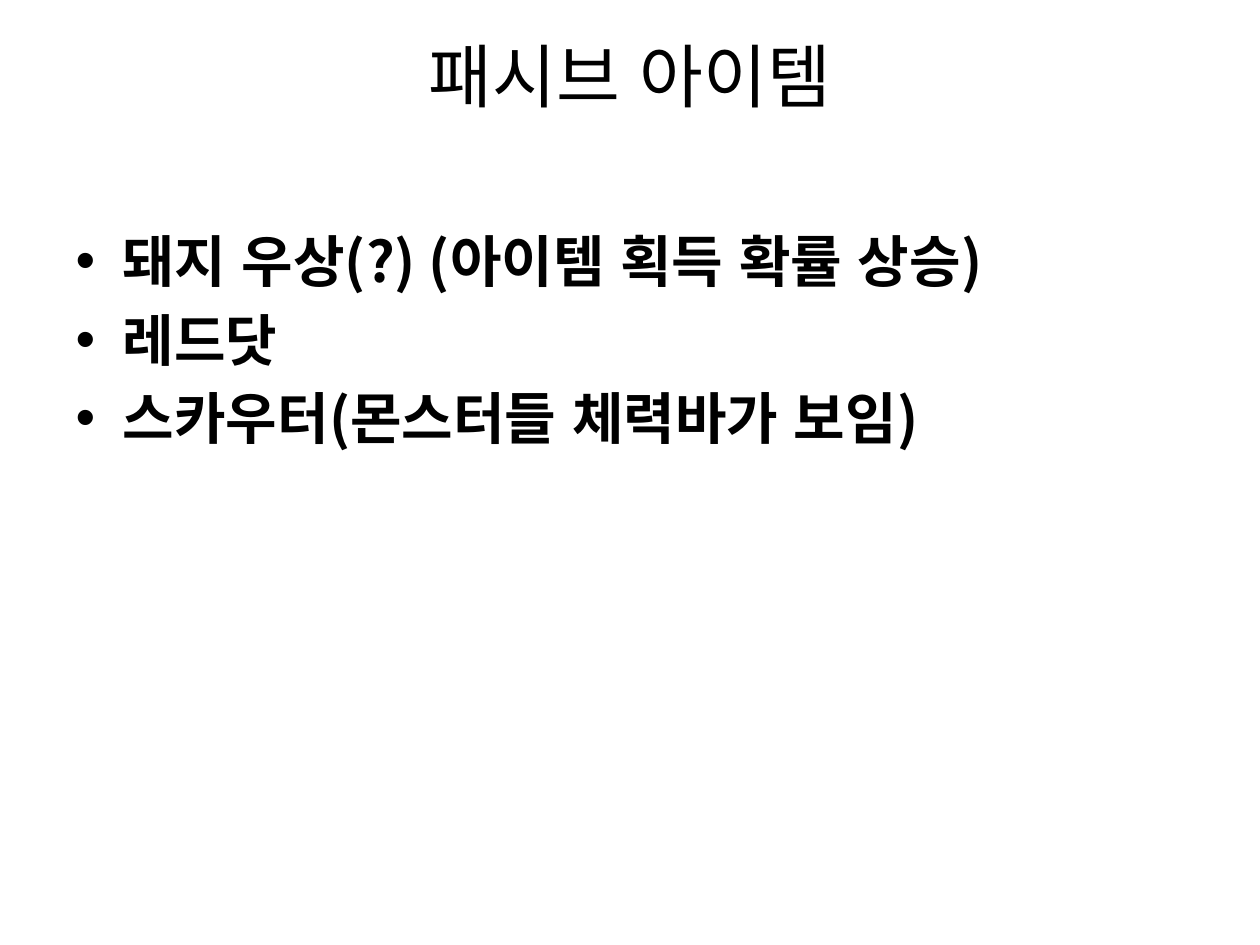
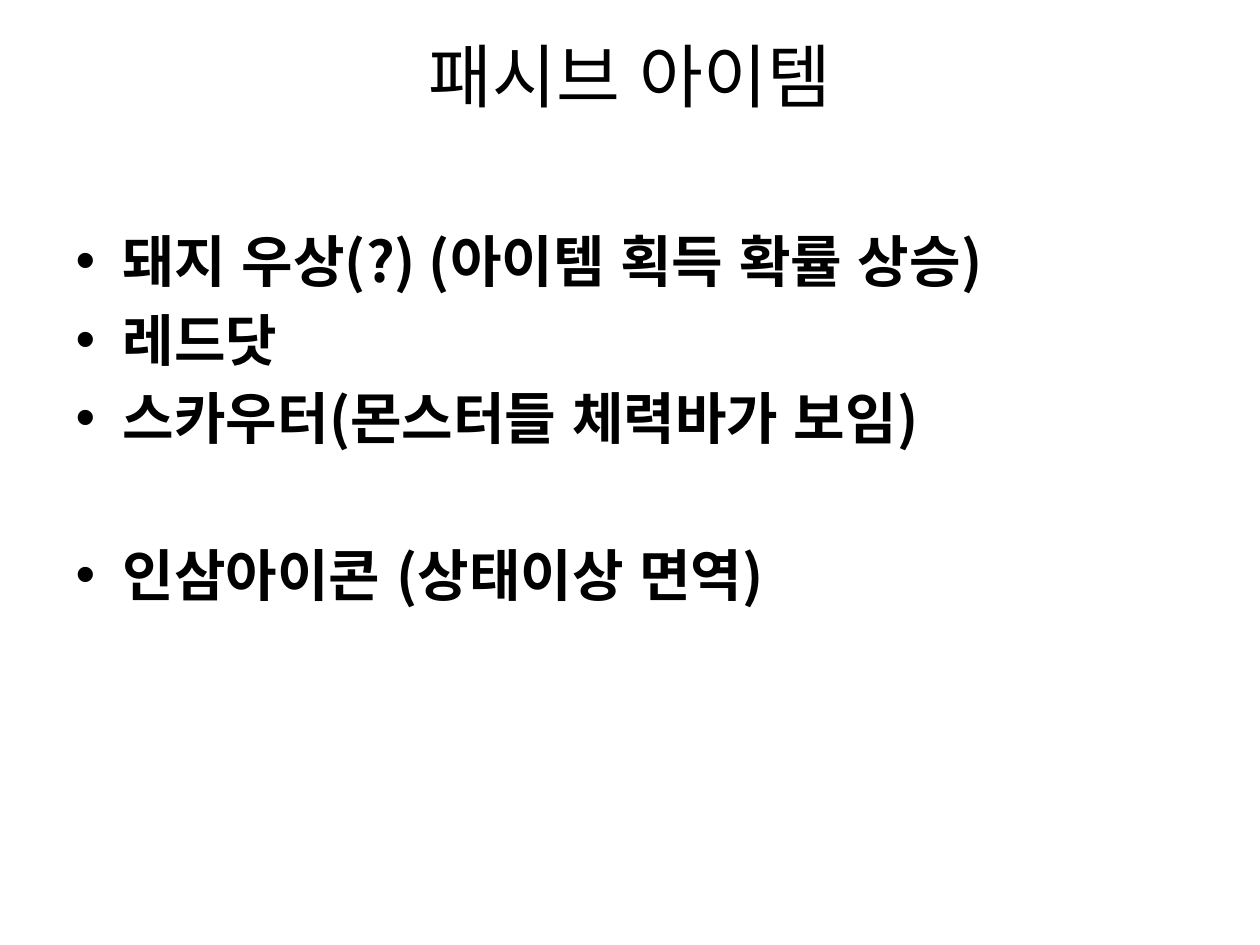
Before and after one commit to gkdlgndpdu/EscapeJail, a slide deck: slide 30 of EscapeJail/Assets/기획/스테이지1기획.pptx. Drawn at 1260x945 pixels with LibreOffice and Linux fonts; fonts in the diff are those of the drawing. Boxes give left, top, right and bottom in pixels: in the first picture for what was removed or moved away, otherwise in the second. Text is boxed around its words. In the diff, an @@ line names an element or a change of style, - is before the commit and + after.

```diff
--- a/EscapeJail/Assets/기획/스테이지1기획.pptx
+++ b/EscapeJail/Assets/기획/스테이지1기획.pptx
@@ text at (123, 549, 764, 607): paragraph added @@
+• 인삼아이콘 (상태이상 면역)
```
Also in this commit, not shown: 2 other slides changed, 19 other files.
